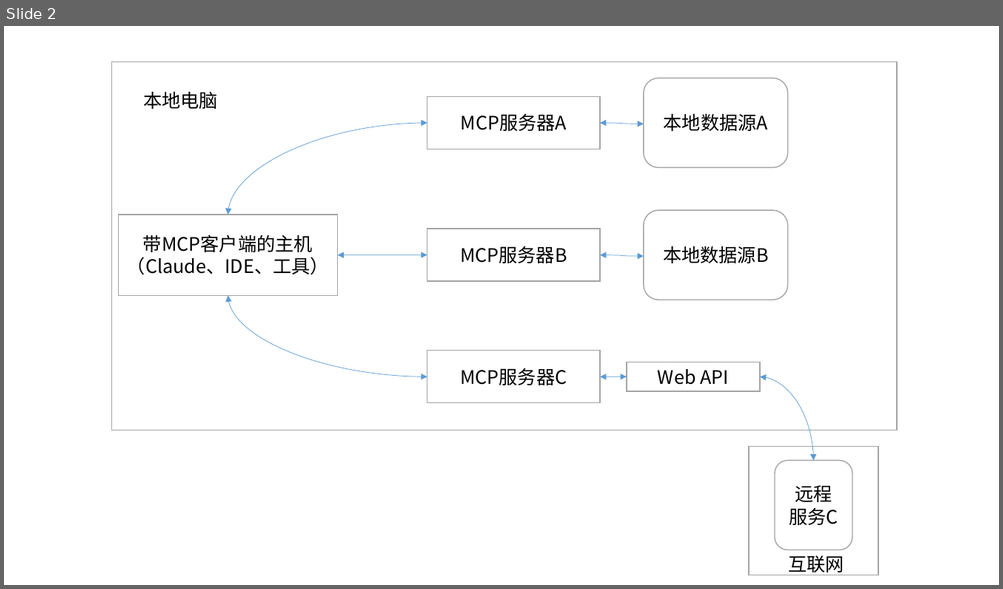
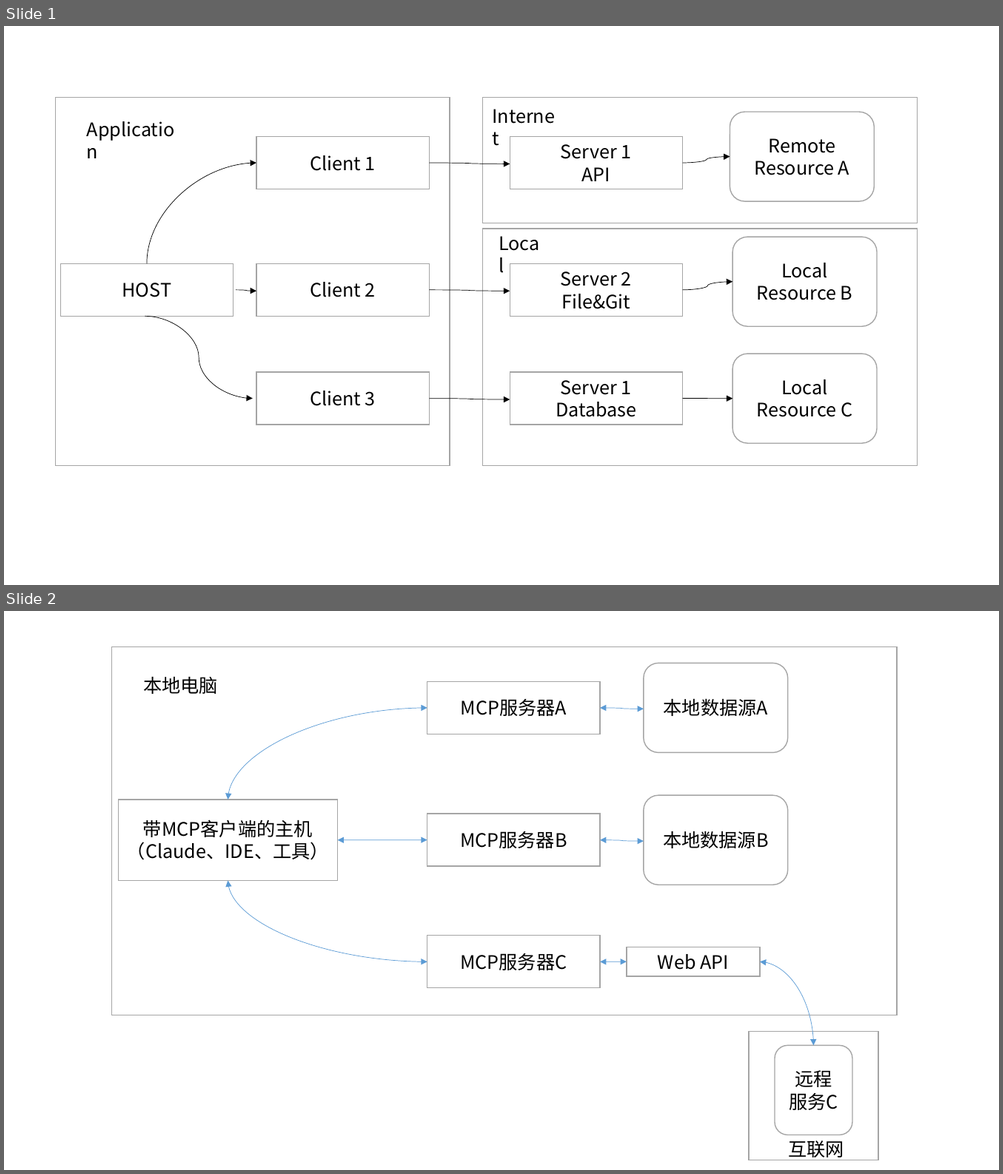
Before and after one commit to Danielswp/Danielswp.github.io, a slide deck: blog/MCP/mcp-architecture.pptx. Shown one above the other, each under a label of ours: slide 2 before the commit, slides 1 and 2 after it. The pictures are 1003x589 and 1003x1174 pixels, drawn with LibreOffice and Linux fonts; fonts in the diff are those of the drawing. Boxes give left, top, right and bottom in pixels: in the first picture for what was removed or moved away, otherwise in the second. Text is boxed around its words. In the diff, an @@ line names an element or a change of style, - is before the commit and + after.

```diff
--- a/blog/MCP/mcp-architecture.pptx
+++ b/blog/MCP/mcp-architecture.pptx
@@ slide 1 added at [4,26,999,585], background #FFFFFF @@
@@ rectangle added at [56,98,449,466], fill #FFFFFF, outline #A5A5A5 1 pt @@
@@ text added at [79,114,186,144], 18 pt, text #000000 @@
+Application
@@ rectangle added at [482,98,916,223], fill #FFFFFF, outline #A5A5A5 1 pt @@
@@ text added at [484,101,563,130], 18 pt, text #000000 @@
+Internet
@@ rounded rectangle added at [730,112,874,201], fill #FFFFFF, outline #A5A5A5 1 pt, 18 pt, text #000000 @@
+Remote Resource A
@@ rectangle added at [256,136,430,189], fill #FFFFFF, outline #A5A5A5 1 pt, 18 pt, text #000000 @@
+Client 1
@@ rectangle added at [510,136,683,189], fill #FFFFFF, outline #A5A5A5 1 pt, 18 pt, text #000000 @@
+Server 1
+API
@@ curved arrow added from (683, 164) to (730, 156), #000000 0.5 pt @@
@@ curved arrow added from (147, 264) to (256, 164), #000000 0.5 pt @@
@@ curved arrow added from (430, 164) to (510, 164), #000000 0.5 pt @@
@@ rectangle added at [482,229,916,466], fill #FFFFFF, outline #A5A5A5 1 pt @@
@@ rounded rectangle added at [732,237,876,326], fill #FFFFFF, outline #A5A5A5 1 pt, 18 pt, text #000000 @@
+Local Resource B
@@ rectangle added at [61,264,234,316], fill #FFFFFF, outline #A5A5A5 1 pt, 18 pt, text #000000 @@
+HOST
@@ rectangle added at [256,264,430,316], fill #FFFFFF, outline #A5A5A5 1 pt, 18 pt, text #000000 @@
+Client 2
@@ rectangle added at [510,264,683,316], fill #FFFFFF, outline #A5A5A5 1 pt, 18 pt, text #000000 @@
+Server 2
+File&Git
@@ text added at [781,263,827,278], 18 pt, text #000000 @@
+Local
@@ curved arrow added from (236, 290) to (256, 291), #000000 0.5 pt @@
@@ curved arrow added from (430, 290) to (510, 291), #000000 0.5 pt @@
@@ curved arrow added from (683, 290) to (732, 282), #000000 0.5 pt @@
@@ curved arrow added from (145, 316) to (253, 399), #000000 0.5 pt @@
@@ rounded rectangle added at [732,355,876,444], fill #FFFFFF, outline #A5A5A5 1 pt, 18 pt, text #000000 @@
+Local Resource C
@@ rectangle added at [256,372,430,424], fill #FFFFFF, outline #A5A5A5 1 pt, 18 pt, text #000000 @@
+Client 3
@@ rectangle added at [510,372,683,424], fill #FFFFFF, outline #A5A5A5 1 pt, 18 pt, text #000000 @@
+Server 1
+Database
@@ curved arrow added from (430, 399) to (510, 400), #000000 0.5 pt @@
@@ curved arrow added from (683, 399) to (732, 399), #000000 0.5 pt @@
```
Also in this commit, not shown: 1 slide removed, 6 other files.
